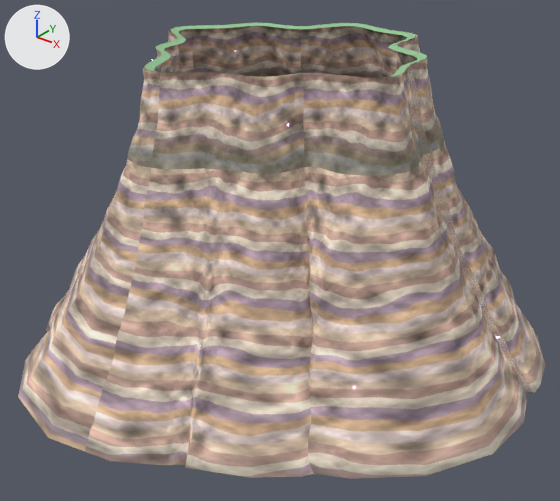
The glTF model design/world-fill/glb2/CliffWall_stack_05.glb: old version first, new version second.
The view is the same before and after, from a 50 mm lens placed at (327.0, -416.0, 299.0), pointed at (9.0, -19.0, 53.0). The axes (+X, +Y, +Z) are drawn at upper left. The lights are the same throughout. The first picture is the older version. Vertices at exactly the same position are counted once.

Objects in the first picture: 'CliffWall_stack_05-lip0', 'CliffWall_stack_05-rock0'.
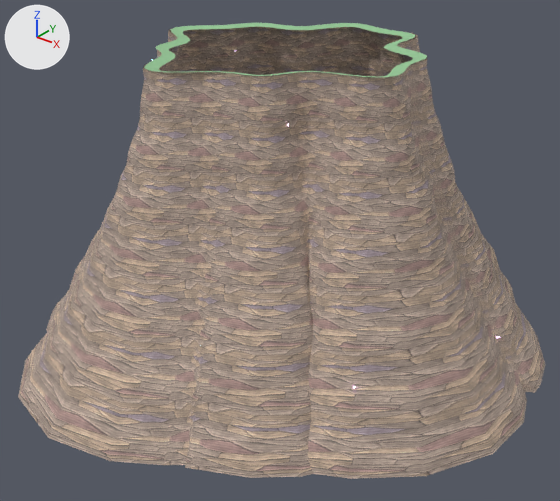
What differs and where, as boxes [x1, y1, x2, y2] in the pictures (560 x 501 px; the box of a moved part takes in the faces that stretch with it):
'CliffWall_stack_05-rock0', surface changed: [18, 27, 545, 479] in both
part 1 of me_cliffwall_stack_05_lip0, moved or reshaped: [144, 23, 427, 78] in both

Patch to the scene script:
```diff
--- a/design/world-fill/glb2/CliffWall_stack_05.glb.py
+++ b/design/world-fill/glb2/CliffWall_stack_05.glb.py
@@ img_rock2_n @@
+img_rock2_n = load_image('rock2-n', '_unpacked/rock2-n', 1024, 1024, 'Non-Color')
@@ img_rock2 @@
+img_rock2 = load_image('rock2', '_unpacked/rock2', 1024, 1024, 'sRGB')
@@ mat_rock @@
 n0 = _N.new('ShaderNodeBsdfPrincipled'); n0.name = 'Principled BSDF'
 n2 = _N.new('ShaderNodeTexImage'); n2.name = 'Image Texture'
-n2.image = img_rock
+n2.image = img_rock2
+n3 = _N.new('ShaderNodeNormalMap'); n3.name = 'Normal Map'
+n3.uv_map = 'UVMap'
+n4 = _N.new('ShaderNodeTexImage'); n4.name = 'Image Texture.001'
+n4.image = img_rock2_n
 _L.new(n0.outputs[0], n1.inputs[0])  # 'BSDF' to 'Surface'
 _L.new(n2.outputs[0], n0.inputs[0])  # 'Color' to 'Base Color'
+_L.new(n3.outputs[0], n0.inputs[5])  # 'Normal' to 'Normal'
+_L.new(n4.outputs[0], n3.inputs[1])  # 'Color' to 'Color'
@@ me_cliffwall_stack_05_lip0 @@
 me_cliffwall_stack_05_lip0.from_pydata(...)  # 140 vertices, 140 faces; spans x -109.0..102.0, y -108.0..103.0, z 194.0..196.0
 # used by ob_cliffwall_stack_05_lip0; location = (0.0, 0.0, 0.0)
+# me_cliffwall_stack_05_lip0 part 1: 70 of 140 vertices moved; they spanned x -103.0..97.0, y -103.0..97.0, z 194.0 and now span x -100.0..94.0, y -100.0..94.0, z 194.0; mean shift (0.0, 0.0, 0.0); largest move (87.0, 20.0, 194.0) -> (84.0, 19.0, 194.0)
 me_cliffwall_stack_05_lip0.materials.append(mat_moss)
@@ me_cliffwall_stack_05_rock0 @@
 me_cliffwall_stack_05_rock0.from_pydata(...)  # 2100 vertices, 4060 faces; spans x -205.0..201.0, y -209.0..202.0, z -12.0..196.0
 # used by ob_cliffwall_stack_05_rock0; location = (0.0, 0.0, 0.0)
+# me_cliffwall_stack_05_rock0 part 2: texture (UV) coordinates of 4060 of 4060 faces, centred in x -203.0..198.0, y -203.0..198.0, z -10.0..193.0, changed; they spanned u 0.0..7.45, v 0.08..1.33 and now span u 0.0..22.34, v 0.0..6.92
 me_cliffwall_stack_05_rock0.materials.append(mat_rock)
```
